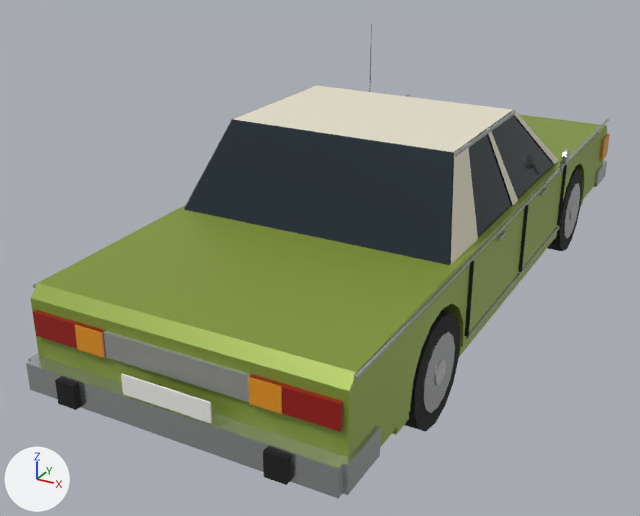
One commit to the glTF model art/models/vehicles/period/valiant.glb: the scene before it, then after it.
The view is the same before and after, from a 50 mm camera at (2.36, -5.35, 2.82) aimed at (-0.33, -0.45, 0.37). Every picture has the same lights, and +X, +Y and +Z are marked at lower left. The picture after the commit comes second. Vertices at exactly the same position are counted once.

Script lines for the objects in view, before the commit:
```python
ob_parkr = bpy.data.objects.new('ParkR', me_parkr)
ob_parkr.location = (0.916, 2.417, 0.605)
ob_taill = bpy.data.objects.new('TailL', me_taill)
ob_taill.location = (-0.588, -2.486, 0.67)
ob_tailr = bpy.data.objects.new('TailR', me_tailr)
ob_tailr.location = (0.588, -2.486, 0.67)
ob_valiant = bpy.data.objects.new('Valiant', me_valiant)
ob_valiant.location = (0.0, 0.0, 0.0)
```
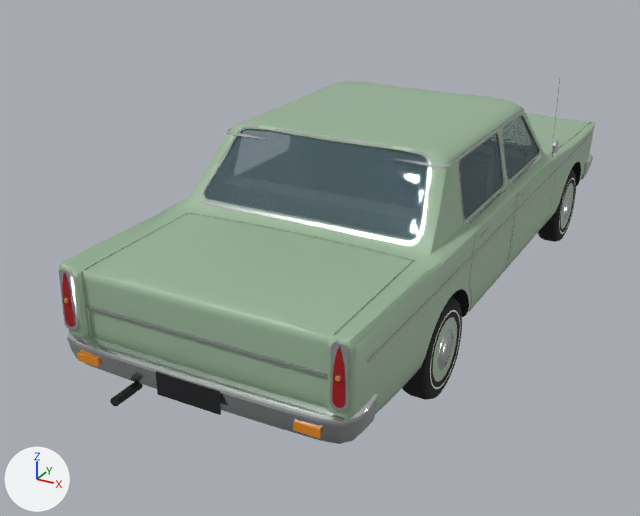
The change, as a diff of the scene's bpy script:
```diff
--- a/art/models/vehicles/period/valiant.glb.py
+++ b/art/models/vehicles/period/valiant.glb.py
@@ mat_paint @@
 mat_paint = principled_material('Paint')
-mat_paint.base_color = (0.262, 0.361, 0.0497)  # green #8ca23f
+mat_paint.base_color = (0.332, 0.474, 0.328)  # grey #9cb79b
 mat_paint.metallic = 0.25
@@ me_valiant @@
-me_valiant.from_pydata(...)  # 868 vertices, 1482 faces; spans x -0.94..1.0, y -2.6..2.57, z 0.0..1.67
+me_valiant.from_pydata(...)  # 19997 vertices, 35000 faces; spans x -0.89..0.91, y -2.44..2.4, z 0.0..1.47
+# me_valiant part 1: a new loose piece, an 8-sided cylinder along y spanning x -0.475..-0.425, y -2.441..-2.241, z 0.275..0.325, in mat_vc_dark (black #1c1d1f)
+# me_valiant part 2: a new loose piece, a 16-sided cylinder along x spanning x 0.891..0.91, y 0.692..0.788, z 0.985..1.081, in mat_vc_chrome (light grey #dfe2e3)
+# me_valiant part 3: the loose piece of 104 vertices spanning x -0.92..0.92, y -2.47..2.47, z 0.3..0.88 is rebuilt with 8668 vertices and now spans x -0.88..0.88, y -2.32..2.32, z 0.31..1.4
+# me_valiant part 4: the loose piece of 28 vertices spanning x 0.72..0.92, y 1.1..1.74, z 0.0..0.66 is rebuilt with 320 vertices and now spans x 0.67..0.85, y 1.28..1.88, z 0.0..0.61
+# me_valiant part 5: 35 loose pieces with 320 vertices, spanning x -0.94..1.0, y -2.6..2.57, z 0.3..1.39, are deleted
+# me_valiant part 6: 364 vertices removed from x -0.94..0.94, y -1.92..2.56, z 0.0..1.67; 9957 vertices added at x -0.89..0.89, y -2.4..2.4, z 0.0..1.47
+# other edits to the shape of me_valiant do not show in these pictures
 me_valiant.materials.append(mat_paint)
-me_valiant.materials.append(mat_vinylroof)  # pale yellow #e6e0cc
-me_valiant.materials.append(mat_glass)  # dark blue #26333b
-me_valiant.materials.append(mat_pv_chrome)  # light grey #d4d7d8
-me_valiant.materials.append(mat_pv_grille)  # black #17181a
-me_valiant.materials.append(mat_cv_grey)  # dark grey #5c6064
-me_valiant.materials.append(mat_pv_rubber)  # black #141415
-me_valiant.materials.append(mat_pv_silver)  # grey #b8bab6
-me_valiant.materials.append(mat_cv_plate)  # white #f2f2ee
-me_valiant.materials.append(mat_cv_black)  # black #1d1e20
-me_valiant.materials.append(mat_cv_tyre)  # black #1a1a1b
+me_valiant.materials.append(mat_vc_dark)  # black #1c1d1f
+me_valiant.materials.append(mat_vc_trim)  # greyish green #56604f
+me_valiant.materials.append(mat_vc_glass)  # greyish cyan #6d8893
+me_valiant.materials.append(mat_vc_chrome)  # light grey #dfe2e3
+me_valiant.materials.append(mat_vc_amber)  # orange #e48a1c
+me_valiant.materials.append(mat_vc_plate)  # black #16171a
+me_valiant.materials.append(mat_vc_tyre)  # black #18181a
+me_valiant.materials.append(mat_vc_whitewall)  # white #e9e7df
@@ me_taill @@
-me_taill.from_pydata(...)  # 16 vertices, 24 faces; spans x -0.303..0.158, y -0.014..0.026, z -0.07..0.07
-me_taill.materials.append(mat_cv_taillamp)  # red #9a1a14
-me_taill.materials.append(mat_cv_amber)  # orange #e8961e
+me_taill.from_pydata(...)  # 132 vertices, 248 faces; spans x -0.046..0.046, y -0.019..0.026, z -0.16..0.185
+# me_taill part 7: a new loose piece of 48 vertices spanning x -0.031..0.031, y -0.005..0.002, z -0.142..0.171, in mat_vc_taillamp (red #a3171a)
+# me_taill part 8: a new loose piece of 40 vertices spanning x -0.046..0.046, y 0.0..0.026, z -0.16..0.185, in mat_vc_chrome (light grey #dfe2e3)
+# me_taill part 9: 16 vertices removed from x -0.303..0.158, y -0.014..0.026, z -0.07..0.07
+# other edits to the shape of me_taill do not show in these pictures
+me_taill.materials.append(mat_vc_chrome)  # light grey #dfe2e3
+me_taill.materials.append(mat_vc_taillamp)  # red #a3171a
+me_taill.materials.append(mat_vc_amber)  # orange #e48a1c
@@ me_tailr @@
-me_tailr.from_pydata(...)  # 16 vertices, 24 faces; spans x -0.158..0.303, y -0.014..0.026, z -0.07..0.07
-me_tailr.materials.append(mat_cv_taillamp)  # red #9a1a14
-me_tailr.materials.append(mat_cv_amber)  # orange #e8961e
+me_tailr.from_pydata(...)  # 132 vertices, 248 faces; spans x -0.046..0.046, y -0.019..0.026, z -0.16..0.185
+# me_tailr part 10: a new loose piece of 48 vertices spanning x -0.031..0.031, y -0.005..0.002, z -0.142..0.171, in mat_vc_taillamp (red #a3171a)
+# me_tailr part 11: a new loose piece of 40 vertices spanning x -0.046..0.046, y 0.0..0.026, z -0.16..0.185, in mat_vc_chrome (light grey #dfe2e3)
+# me_tailr part 12: 16 vertices removed from x -0.158..0.303, y -0.014..0.026, z -0.07..0.07
+# other edits to the shape of me_tailr do not show in these pictures
+me_tailr.materials.append(mat_vc_chrome)  # light grey #dfe2e3
+me_tailr.materials.append(mat_vc_taillamp)  # red #a3171a
+me_tailr.materials.append(mat_vc_amber)  # orange #e48a1c
@@ ob_parkr @@
 ob_parkr = bpy.data.objects.new('ParkR', me_parkr)
-ob_parkr.location = (0.916, 2.417, 0.605)
+ob_parkr.location = (0.55, 2.345, 0.445)
@@ ob_taill @@
 ob_taill = bpy.data.objects.new('TailL', me_taill)
-ob_taill.location = (-0.588, -2.486, 0.67)
+ob_taill.location = (-0.8, -2.333, 0.745)
@@ ob_tailr @@
 ob_tailr = bpy.data.objects.new('TailR', me_tailr)
-ob_tailr.location = (0.588, -2.486, 0.67)
+ob_tailr.location = (0.8, -2.333, 0.745)
```

Boxes (x1, y1, x2, y2) around the edits, measured in the pictures (640 x 516 px):
'Valiant', recoloured, reshaped (8% narrower, 23% shorter)
    before: (26, 24, 609, 499)
    after: (59, 78, 595, 444)
'TailR', reshaped, moved, recoloured (78% narrower, 24% taller)
    before: (248, 374, 343, 432)
    after: (330, 340, 350, 412)
'TailL', reshaped, moved, recoloured (72% narrower, 27% taller)
    before: (33, 310, 106, 358)
    after: (59, 269, 79, 330)
'ParkR', moved (not visible afterwards)
    before: (600, 133, 610, 161)
part 1 of me_valiant, added
    after: (110, 382, 143, 406)
part 2 of me_valiant, added
    after: (552, 139, 559, 153)
part 3 of me_valiant, rebuilt
    before: (30, 114, 607, 457)
    after: (59, 81, 595, 418)
part 4 of me_valiant, rebuilt
    before: (548, 169, 582, 251)
    after: (538, 169, 576, 242)
part 5 of me_valiant, deleted
    before: (26, 85, 609, 499)
part 6 of me_valiant, reshaped
    before: (184, 24, 605, 435)
    after: (67, 78, 593, 444)
part 7 of me_taill, added
    after: (62, 273, 75, 327)
part 8 of me_taill, added
    after: (59, 269, 79, 330)
part 9 of me_taill, deleted
    before: (33, 310, 106, 358)
part 10 of me_tailr, added (red)
    after: (332, 346, 345, 408)
part 11 of me_tailr, added
    after: (330, 340, 350, 412)
part 12 of me_tailr, deleted
    before: (248, 374, 343, 432)
